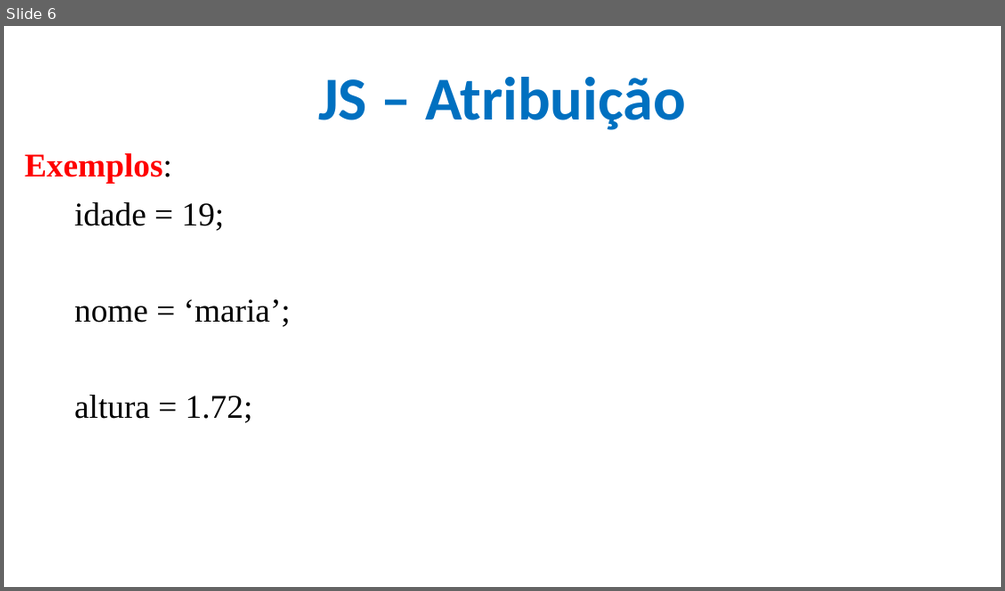
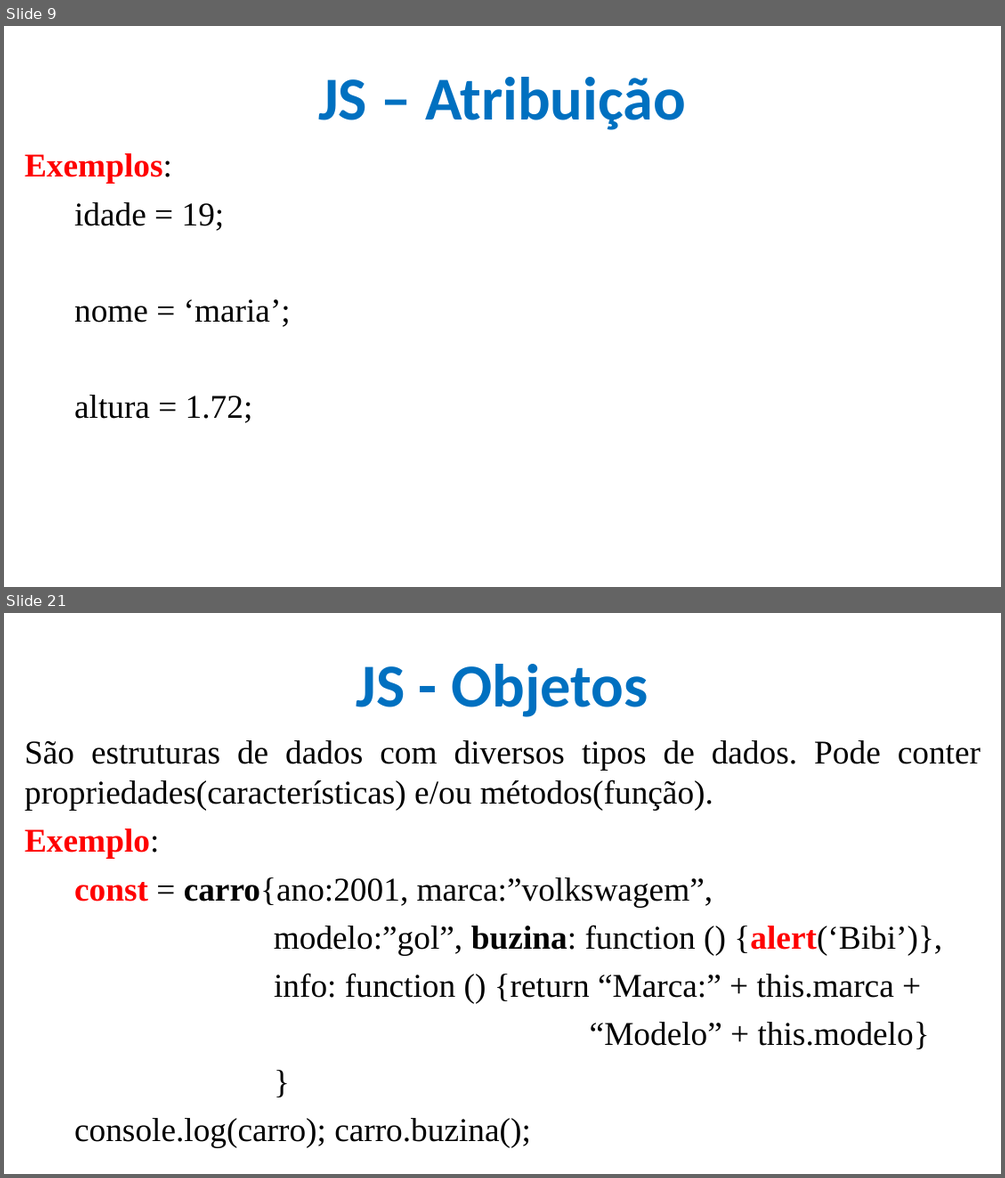
Before and after one commit to CloudEducationBrazil/WydenDesenvolvimentoWebPHP, a slide deck: 01 Classes/Aula 09 Desenvolvimento Web PHP - JS.pptx. Shown one above the other, each under a label of ours: slide 6 before the commit, slides 9 and 21 after it; the slides between them are not shown. The pictures are 1005x591 and 1005x1178 pixels, drawn with LibreOffice and Linux fonts; fonts in the diff are those of the drawing; background and template pictures are left out. Boxes give left, top, right and bottom in pixels: in the first picture for what was removed or moved away, otherwise in the second. Text is boxed around its words. In the diff, an @@ line names an element or a change of style, - is before the commit and + after.

```diff
--- a/01 Classes/Aula 09 Desenvolvimento Web PHP - JS.pptx
+++ b/01 Classes/Aula 09 Desenvolvimento Web PHP - JS.pptx
@@ slide 21 added at bbox=[4, 613, 1001, 1174], background picture (left out) @@
@@ title added at bbox=[356, 664, 648, 717], 44 pt, text #0070C0, bold @@
+JS - Objetos
@@ text added at bbox=[24, 740, 980, 1148], 24 pt, text #000000 @@
+São estruturas de dados com diversos tipos de dados. Pode conter propriedades(características) e/ou métodos(função).
+Exemplo:
+const = carro{ano:2001, marca:”volkswagem”,
+modelo:”gol”, buzina: function () {alert(‘Bibi’)},
+info: function () {return “Marca:” + this.marca +
+“Modelo” + this.modelo}
+}
+console.log(carro); carro.buzina();
@@ what was slide 6 is now slide 9 @@
```
Also in this commit, not shown: 3 slides changed, 28 other slides added.
